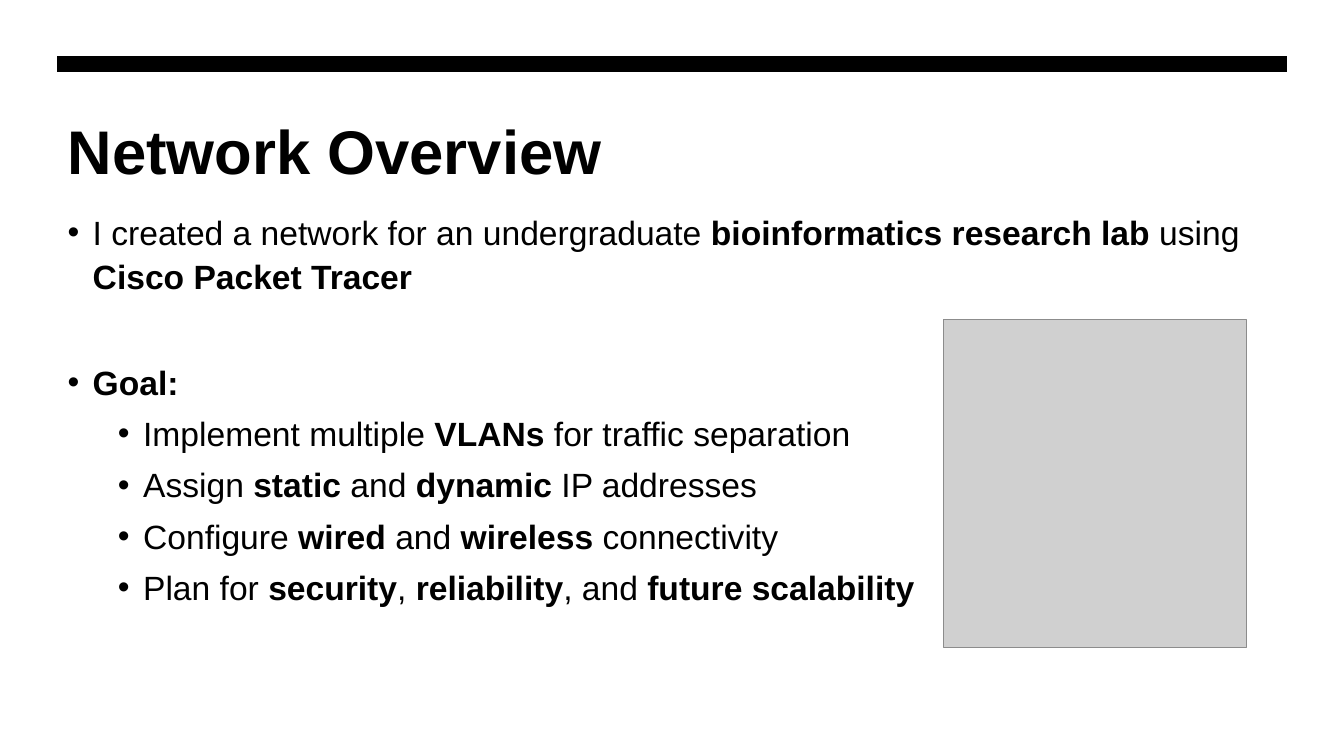
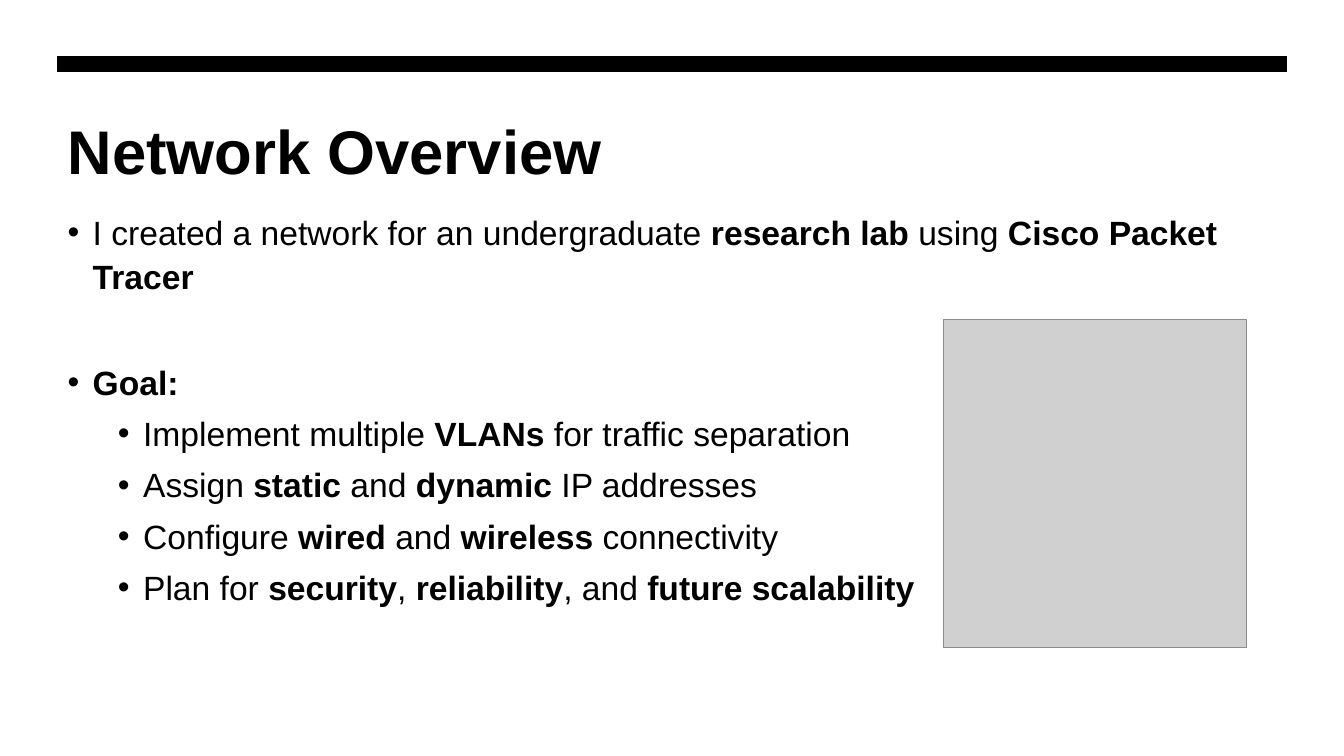
Before and after one commit to dmz4484/Bioinformatics-Research-Lab-Network-Design, a slide deck: slide 2 of CSC435_Final_Project_Presentation.pptx. Drawn at 1344x756 pixels with LibreOffice and Linux fonts; fonts in the diff are those of the drawing; grey boxes stand for pictures. Boxes give left, top, right and bottom in pixels: in the first picture for what was removed or moved away, otherwise in the second. Text is boxed around its words. In the diff, an @@ line names an element or a change of style, - is before the commit and + after.

```diff
--- a/CSC435_Final_Project_Presentation.pptx
+++ b/CSC435_Final_Project_Presentation.pptx
@@ text at (x1=93, y1=220, x2=1217, y2=290): text changed; bold off @@
-• I created a network for an undergraduate bioinformatics research lab using Cisco Packet Tracer
+• I created a network for an undergraduate research lab using Cisco Packet Tracer
```
Also in this commit, not shown: 1 other slide changed, 2 other files.
